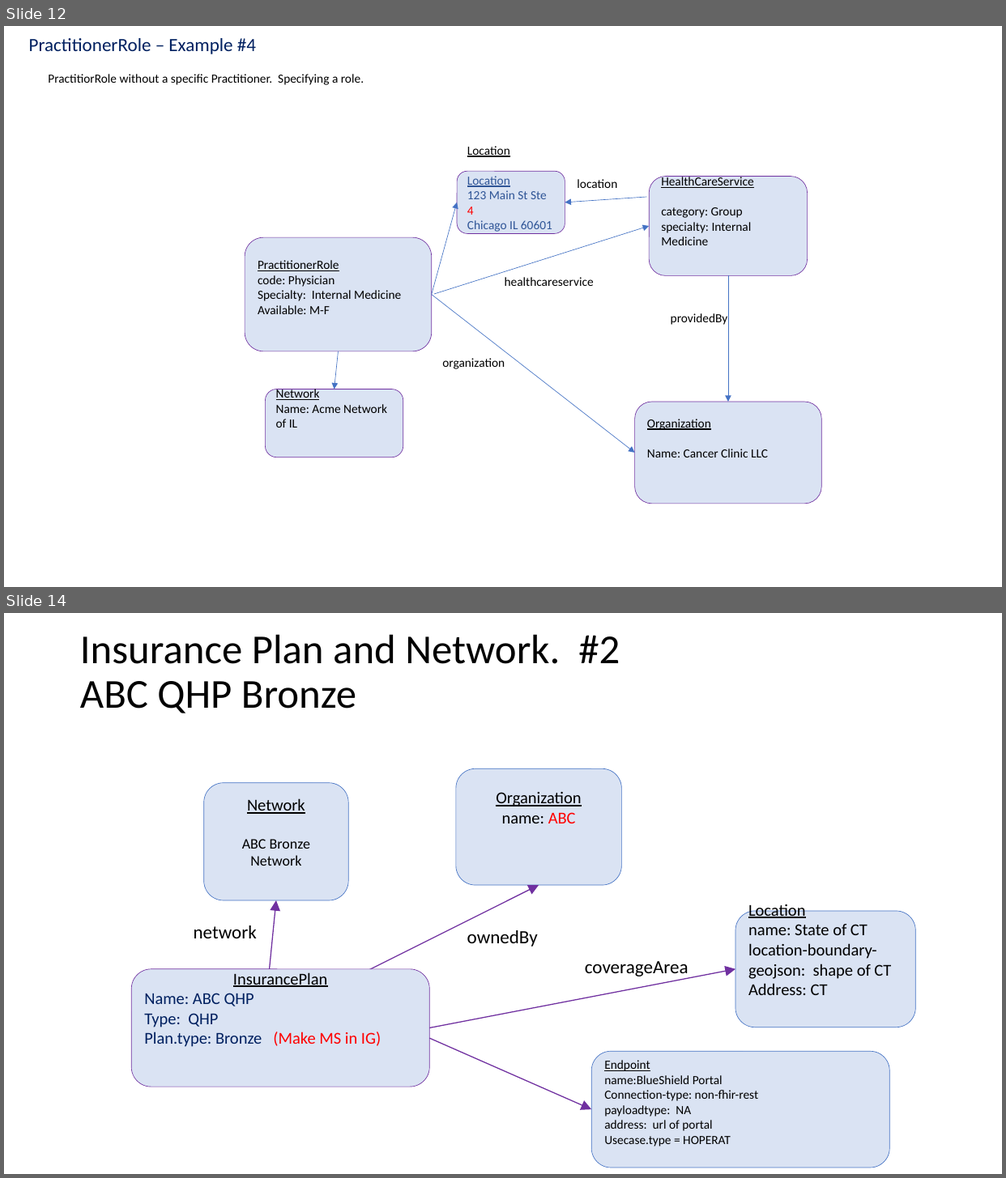
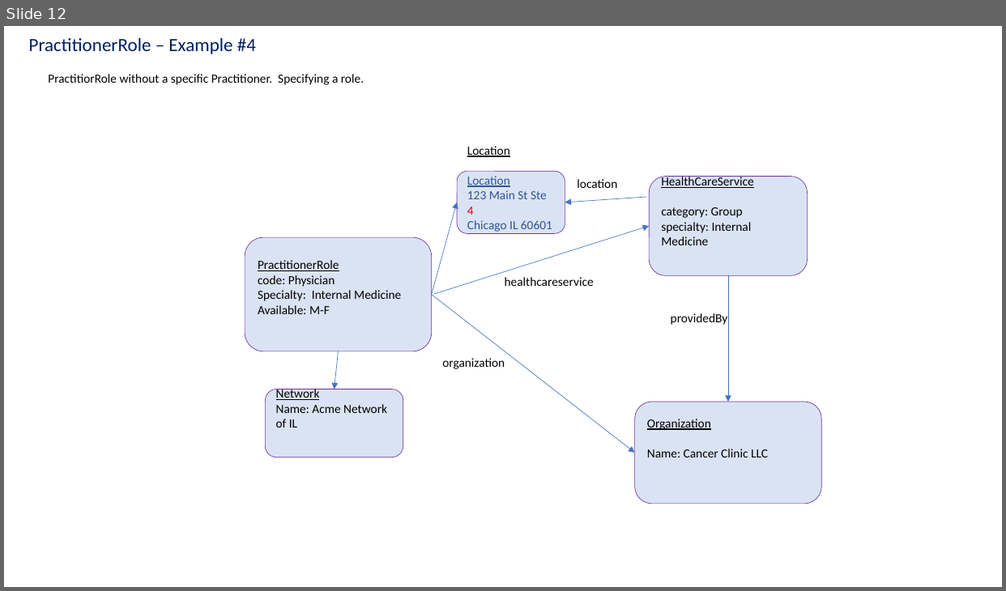
Before and after one commit to HL7/davinci-pdex-plan-net, a slide deck: fsh/ig-data/input/images/patterns.pptx. Shown one above the other, each under a label of ours: slides 12 and 14 before the commit, slide 12 after it; the slides between them are not shown. The pictures are 1006x1178 and 1006x591 pixels, drawn with LibreOffice and Linux fonts; fonts in the diff are those of the drawing. Boxes give left, top, right and bottom in pixels: in the first picture for what was removed or moved away, otherwise in the second. Text is boxed around its words. In the diff, an @@ line names an element or a change of style, - is before the commit and + after.

Commit message:
added Insurance Examples including Geojson

```diff
--- a/fsh/ig-data/input/images/patterns.pptx
+++ b/fsh/ig-data/input/images/patterns.pptx
@@ slide 14 removed at box(4, 613, 1002, 1174), background #FFFFFF @@
@@ title removed at box(80, 634, 620, 713) @@
-Insurance Plan and Network. #2
-ABC QHP Bronze
@@ rounded rectangle removed at box(456, 769, 621, 885) @@
-Organization
-name: ABC
@@ rounded rectangle removed at box(204, 783, 348, 901) @@
-Network
-ABC Bronze Network
@@ arrow removed from (270, 969) to (276, 901) @@
@@ arrow removed from (291, 1010) to (539, 885) @@
@@ text removed at box(194, 926, 257, 939) @@
-network
@@ rounded rectangle removed at box(735, 911, 916, 1028) @@
-Location
-name: State of CT
-location-boundary-geojson: shape of CT
-Address: CT
@@ text removed at box(467, 931, 538, 947) @@
-ownedBy
@@ rounded rectangle removed at box(131, 969, 429, 1087) @@
-InsurancePlan
-Name: ABC QHP
-Type: QHP
-Plan.type: Bronze (Make MS in IG)
@@ arrow removed from (429, 1029) to (735, 969) @@
@@ text removed at box(585, 961, 688, 979) @@
-coverageArea
@@ arrow removed from (429, 1038) to (592, 1110) @@
@@ rounded rectangle removed at box(592, 1052, 889, 1169) @@
-Endpoint
-name:BlueShield Portal
-Connection-type: non-fhir-rest
-payloadtype: NA
-address: url of portal
-Usecase.type = HOPERAT
```
Also in this commit, not shown: 4 slides changed, 1 other file.
